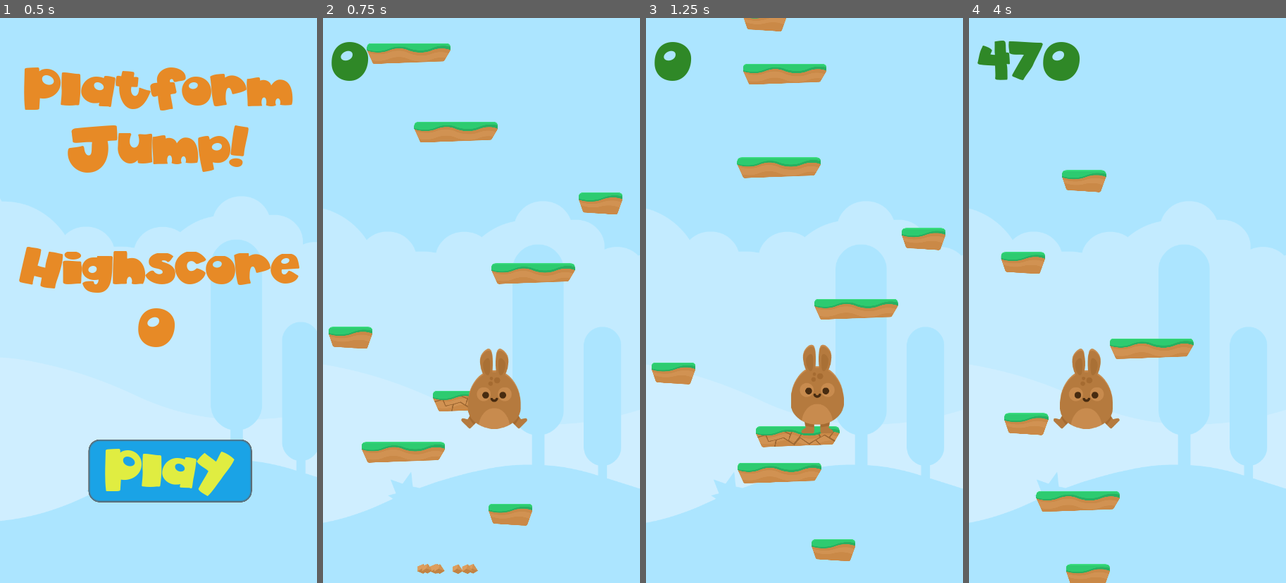
Above: before the commit, frames 1-4 (left to right).
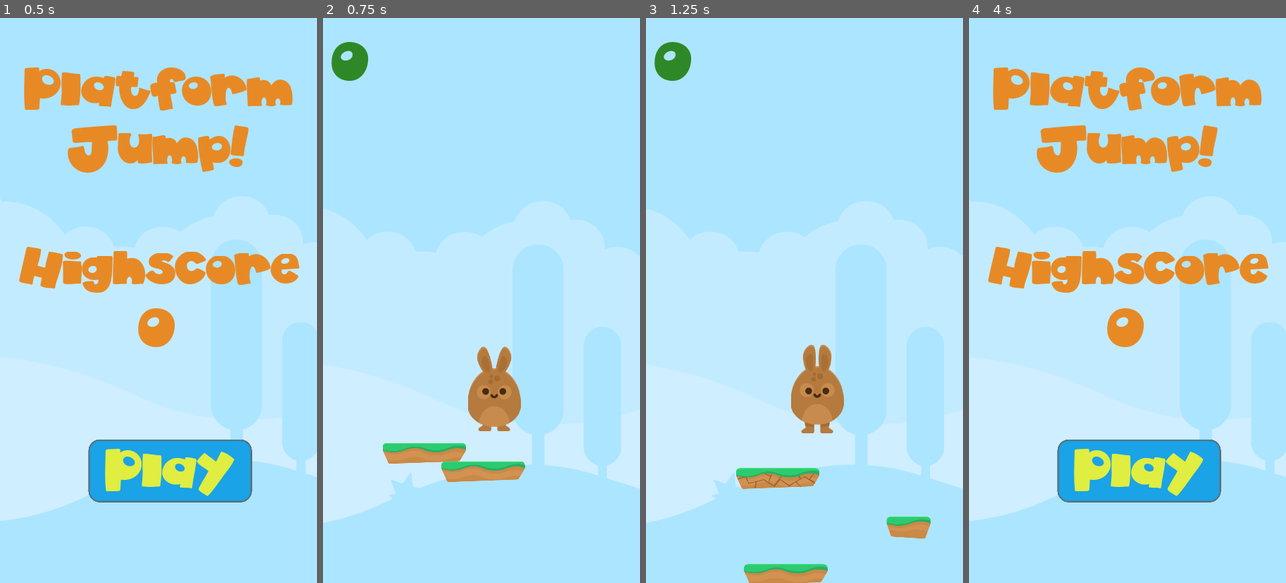
Above: after the commit, the same moments.

Repository: jagc/platformJump
Game: Godot game, scene res://scenes/menu.tscn
Two runs of this game, one before a commit and one after it. Both use one fixed random seed, a clock stepped at 60 frames per second and the inputs below.
Inputs (mouse positions are in pixels of both pictures, inside the frame that each line leads up to):
- Up to frame 1 (0.5 s): no input
- Up to frame 2 (0.75 s): click "Play" at 0.5 s
- Up to frame 3 (1.25 s): no input
- Up to frame 4 (4 s): tap Enter (ui_accept) at 1.25, 1.52, 2.27, 3.77 s; move the mouse to (1197, 272) at 1.27 s; hold Right (ui_right) 1.28-2.03 s; click (1197, 272) at 1.42 s; move the mouse to (1064, 328) at 2.02 s; hold Left (ui_left) 2.03-2.78 s; move the mouse to (1159, 176) at 2.77 s; hold Right (ui_right) from 2.78 s (still down); move the mouse to (1111, 413) at 3.52 s; click (1111, 413) at 3.67 s

Frame 1 is identical in both runs. In frame 2, 6.8% of the frame differs, in the area x 1-95%, y 4-99%; in frame 3, 7.3%; in frame 4, 25%, in the area x 0-100%, y 4-100%.

Commit message:
modified function of 'esc' to go to main menu while in game. And exit the game when in the main menu

Diff:
--- a/scripts/game.gd
+++ b/scripts/game.gd
@@ -8,7 +8,7 @@
 
 const MIN_INTERVAL = 100
 const MAX_INTERVAL = 250
-const INITIAL_PLATFORMS_COUNT = 10
+const INITIAL_PLATFORMS_COUNT = 1
 const SPECIAL_PLATFORM_CHANCE = 20
 
 var current_max_interval
@@ -17,6 +17,7 @@
 var screen_size
 
 func _ready():
+	levelManager.current_scene_name = self.get_name()
 	last_spawn_height = get_viewport().get_visible_rect().size.y
 	current_max_interval = MIN_INTERVAL
 	current_min_interval = MIN_INTERVAL
@@ -52,5 +53,6 @@
 	current_min_interval = clamp(current_min_interval, MIN_INTERVAL, MAX_INTERVAL / 0.75)
 
 func _on_player_just_jumped():
+	pass
 	for _counter in range(3):
 		_spawn_platform()
--- a/scripts/levelManager.gd
+++ b/scripts/levelManager.gd
@@ -1,6 +1,8 @@
 extends Node
 
 const SCENE_PATH = "res://scenes/"
+
+var current_scene_name
 
 func change_scene(scene_name):
 	deffer_call("_deffered_change_scene", scene_name)
@@ -17,7 +19,10 @@
 
 func _process(_delta):
 	if Input.is_action_pressed("close"):
-		get_tree().quit()
+		if current_scene_name == "menu":
+			get_tree().quit()
+		elif current_scene_name == "game":
+			change_scene("menu")
 
 func deffer_call(func_name, func_param):
 	call_deferred(func_name, func_param)
--- a/scripts/menu.gd
+++ b/scripts/menu.gd
@@ -3,6 +3,7 @@
 onready var highscore = $highScore
 
 func _ready():
+	levelManager.current_scene_name = self.get_name()
 	var highscore_value = str(playerData.load_highscore())
 	highscore.bbcode_text = "[center]"+ highscore_value +"[/center]"
 
@@ -14,4 +15,5 @@
 		_change_scene()
 
 func _change_scene():
-	$"/root/levelManager".change_scene("game")
+	levelManager.change_scene("game")
+#	$"/root/levelManager".change_scene("game") # alternative way of using a singleton
